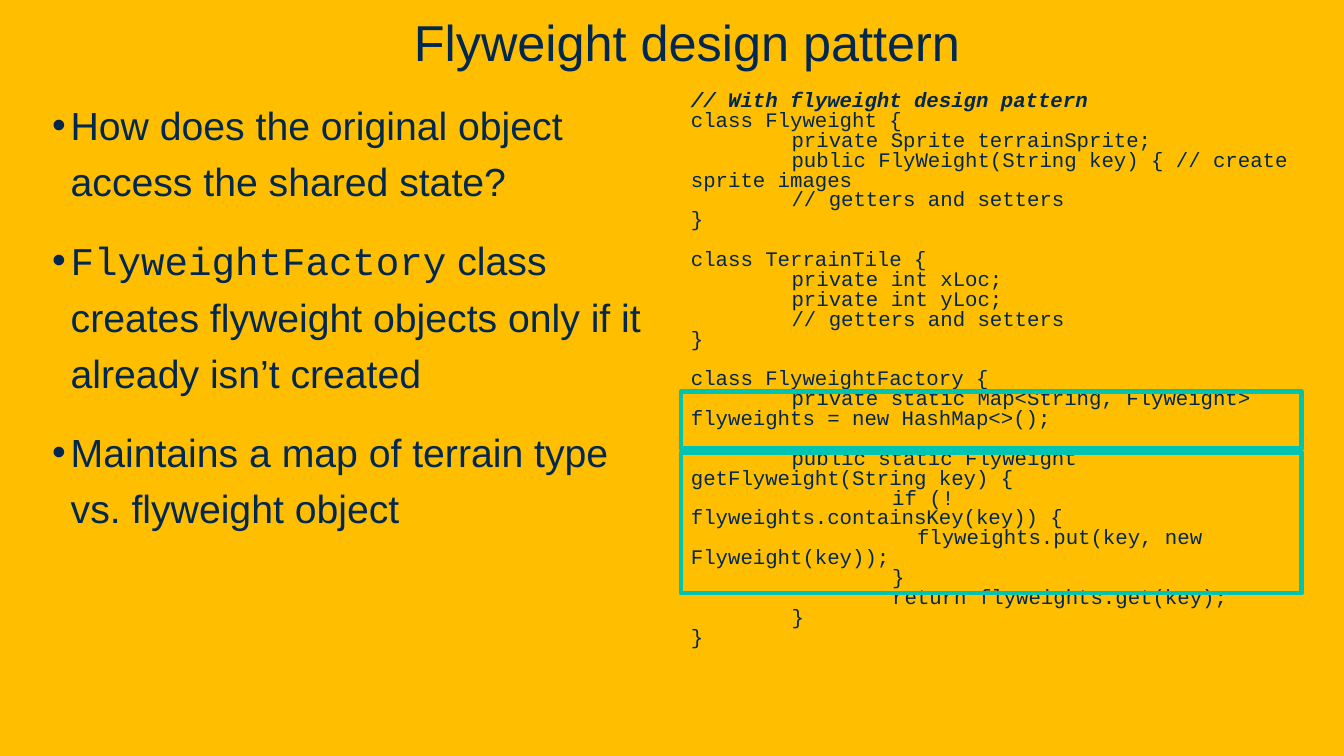
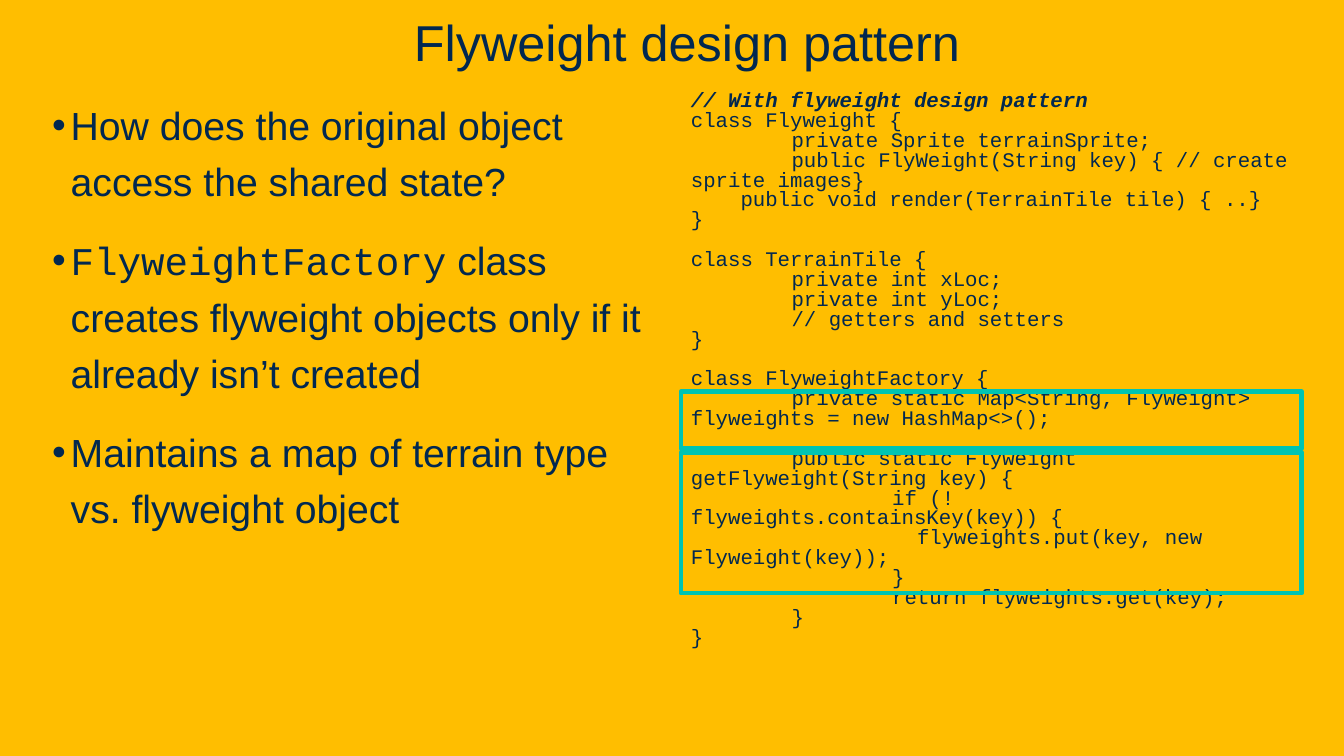
Before and after one commit to davsec-teaching/ecs160-f25, a slide deck: slide 93 of slides/8_design_patterns.pptx (slide 91 before the commit). Drawn at 1344x756 pixels with LibreOffice and Linux fonts; fonts in the diff are those of the drawing; background and template pictures are left out. Boxes give left, top, right and bottom in pixels: in the first picture for what was removed or moved away, otherwise in the second. Text is boxed around its words. In the diff, an @@ line names an element or a change of style, - is before the commit and + after.

Commit message:
updated design patterns slide

```diff
--- a/slides/8_design_patterns.pptx
+++ b/slides/8_design_patterns.pptx
@@ text at (691,152,1287,211): text changed @@
-public FlyWeight(String key) { // create sprite images
-// getters and setters
+public FlyWeight(String key) { // create sprite images}
+public void render(TerrainTile tile) { ..}
```
Also in this commit, not shown: 8 other slides changed, 10 slides added.
